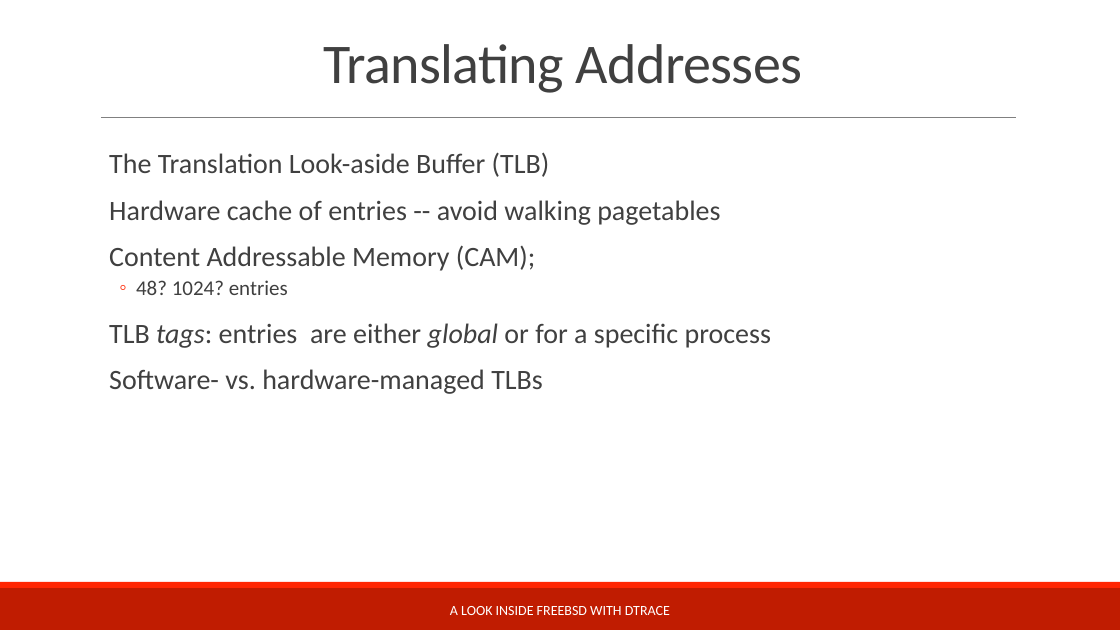
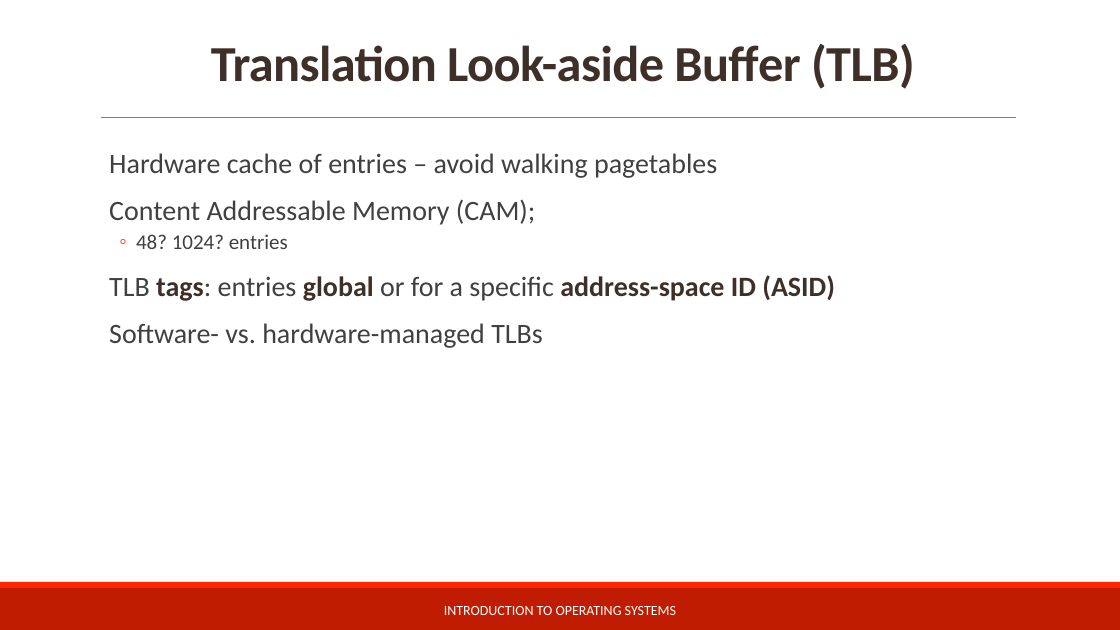
Before and after one commit to teachbsd/course, a slide deck: slide 14 of undergraduate/lectures/memory.pptx (slide 12 before the commit). Drawn at 1120x630 pixels with LibreOffice and Linux fonts; fonts in the diff are those of the drawing; background and template pictures are left out. Boxes give left, top, right and bottom in pixels: in the first picture for what was removed or moved away, otherwise in the second. Text is boxed around its words. In the diff, an @@ line names an element or a change of style, - is before the commit and + after.

```diff
--- a/undergraduate/lectures/memory.pptx
+++ b/undergraduate/lectures/memory.pptx
@@ title at (211, 44, 915, 89): text changed; size 48 to 43.2 pt; text colour #404040 to #3F3029; bold on @@
-Translating Addresses
+Translation Look-aside Buffer (TLB)
@@ text at (109, 153, 717, 178): text changed @@
-  The Translation Look-aside Buffer (TLB)
-  Hardware cache of entries -- avoid walking pagetables
+  Hardware cache of entries – avoid walking pagetables
@@ text at (109, 275, 835, 301): text changed; text colour #404040 to #3F3029; bold on @@
-  TLB tags: entries are either global or for a specific process
+  TLB tags: entries global or for a specific address-space ID (ASID)
@@ text at (444, 606, 676, 615): text changed @@
-A LOOK INSIDE FREEBSD WITH DTRACE
+INTRODUCTION TO OPERATING SYSTEMS
```
Also in this commit, not shown: 12 other slides changed, 14 slides added, 3 slides removed.
